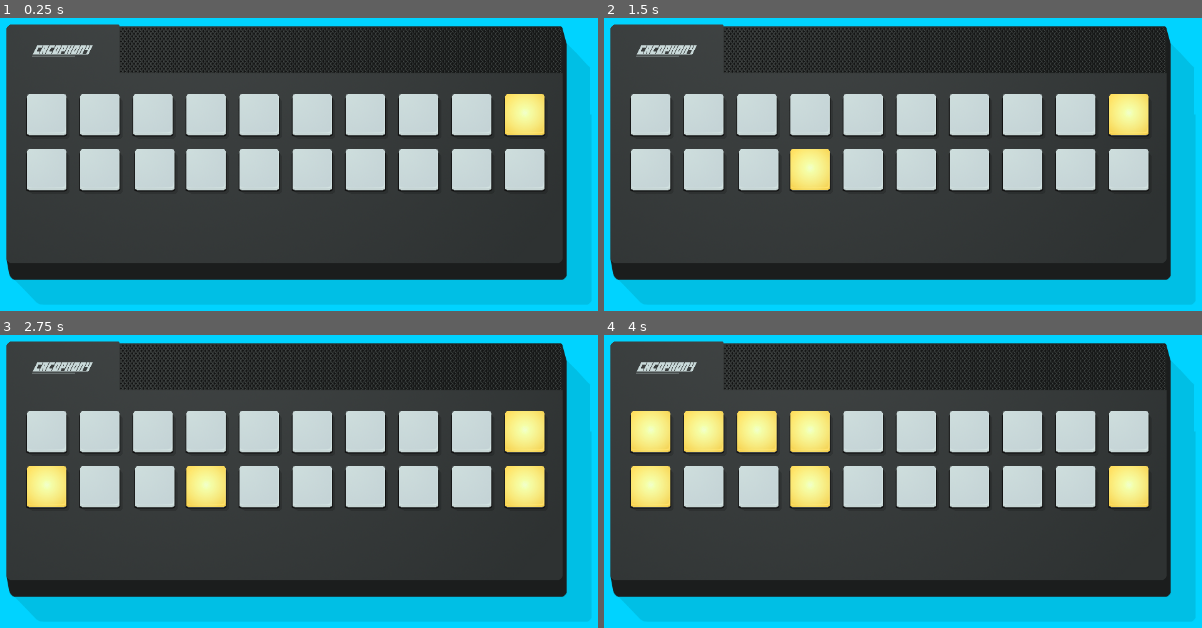
Above: before the commit, frames 1-4 (two rows, left to right).
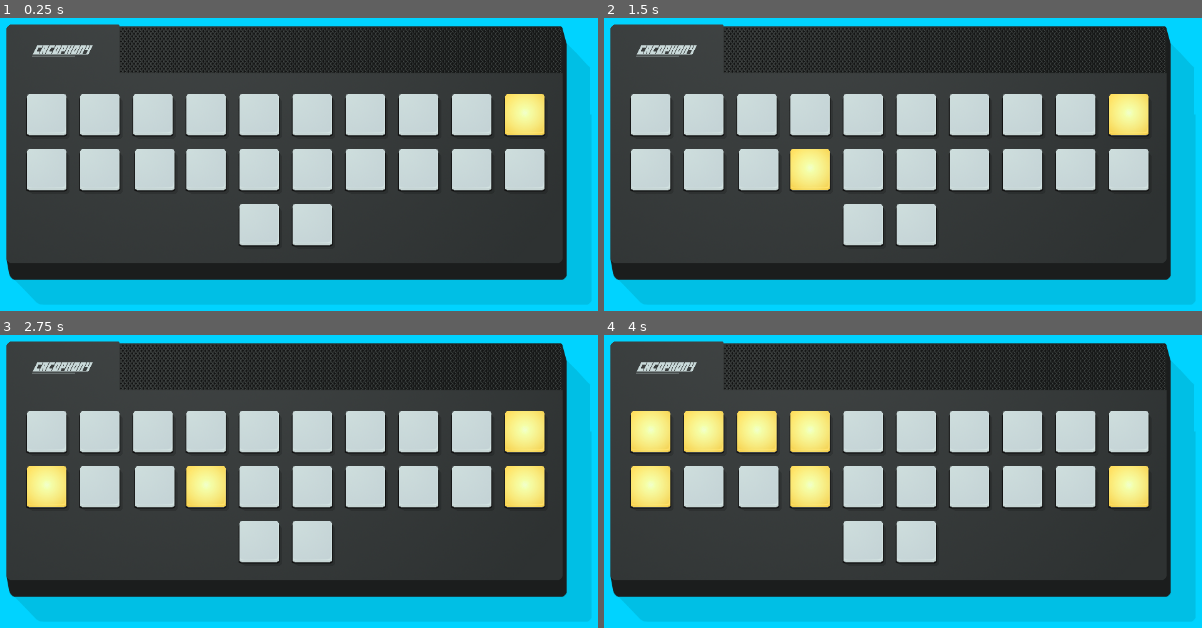
Above: after the commit, the same moments.

Repository: winterbeak/cacophony-t35x
Game: Godot game, scene res://Main.tscn
The game is run twice, just before and just after one commit, with the same random seed, the same clock (stepped at 60 frames per second) and the same inputs.
Inputs:
- Up to frame 1 (0.25 s): no input
- Up to frame 2 (1.5 s): tap Enter at 0.5 s; tap Space at 1.25 s
- Up to frame 3 (2.75 s): tap Enter at 2 s
- Up to frame 4 (4 s): no input

The runs differ from the first frame. In frame 1, 1.9% of the frame differs, in the area x 39-56%, y 63-79%; in frame 2, 1.9%; in frame 3, 1.9%; in frame 4, 1.9%.

Commit message:
Add alternate component

Diff:
--- a/Analog Cacophony/scenes/Grid.gd
+++ b/Analog Cacophony/scenes/Grid.gd
@@ -21,6 +21,11 @@
 	$ParityComponent.position.x = Constants.LIGHT_DISTANCE_HORIZ * 7
 	$NumberComponent.position.x = Constants.LIGHT_DISTANCE_HORIZ * 9
 
+	# Row 3 position setting
+	$AlternateComponent.position.y = Constants.LIGHT_DISTANCE_VERT * 2
+
+	$AlternateComponent.position.x = Constants.LIGHT_DISTANCE_HORIZ * 4
+
 func _process(delta):
 	if timer % 600 == 0:
 		$SequenceComponent.activate(3)
@@ -36,6 +41,8 @@
 		$OnceComponent.activate(3)
 	elif timer % 600 == 300:
 		$ParityComponent.activate(3)
+	elif timer % 600 == 350:
+		$AlternateComponent.activate(3)
 	elif timer % 600 == 400:
 		$ChordComponent.activate(3)
 	elif timer % 600 == 500:
--- a/Analog Cacophony/scenes/Grid.tscn
+++ b/Analog Cacophony/scenes/Grid.tscn
@@ -10,6 +10,7 @@
 [ext_resource path="res://scenes/components/CountComponent.tscn" type="PackedScene" id=8]
 [ext_resource path="res://scenes/components/NumberComponent.tscn" type="PackedScene" id=9]
 [ext_resource path="res://scenes/components/OnceComponent.tscn" type="PackedScene" id=10]
+[ext_resource path="res://scenes/components/AlternateComponent.tscn" type="PackedScene" id=11]
 
 [node name="Grid" type="Node2D"]
 script = ExtResource( 2 )
@@ -31,3 +32,5 @@
 [node name="ParityComponent" parent="." instance=ExtResource( 7 )]
 
 [node name="NumberComponent" parent="." instance=ExtResource( 9 )]
+
+[node name="AlternateComponent" parent="." instance=ExtResource( 11 )]
--- /dev/null
+++ b/Analog Cacophony/scenes/components/AlternateComponent.tscn
@@ -0,0 +1,14 @@
+[gd_scene load_steps=4 format=2]
+
+[ext_resource path="res://scripts/components/AlternateComponent.gd" type="Script" id=1]
+[ext_resource path="res://scenes/components/BaseComponent.tscn" type="PackedScene" id=2]
+[ext_resource path="res://scenes/Light.tscn" type="PackedScene" id=3]
+
+[node name="AlternateComponent" instance=ExtResource( 2 )]
+script = ExtResource( 1 )
+
+[node name="Light2" parent="." index="1" instance=ExtResource( 3 )]
+key = "n"
+
+[node name="Light1" parent="." index="2" instance=ExtResource( 3 )]
+key = "b"
--- /dev/null
+++ b/Analog Cacophony/scripts/components/AlternateComponent.gd
@@ -0,0 +1,22 @@
+extends "res://scripts/components/BaseComponent.gd"
+
+var current_light = 0
+
+func _ready() -> void:
+	lights = [$Light1, $Light2]
+	lights[1].position.x = Constants.LIGHT_DISTANCE_HORIZ
+
+func start() -> void:
+	lights[0].turn_on()
+	current_light = 0
+
+func on_key_press(key: String) -> void:
+	if key != lights[current_light % 2].key:
+		fail()
+	else:
+		lights[current_light % 2].turn_off()
+		current_light += 1
+		if current_light == 4:
+			deactivate()
+		else:
+			lights[current_light % 2].turn_on()
Not shown: 1 places in Analog Cacophony/scenes/Grid.tscn that only renumber resources
